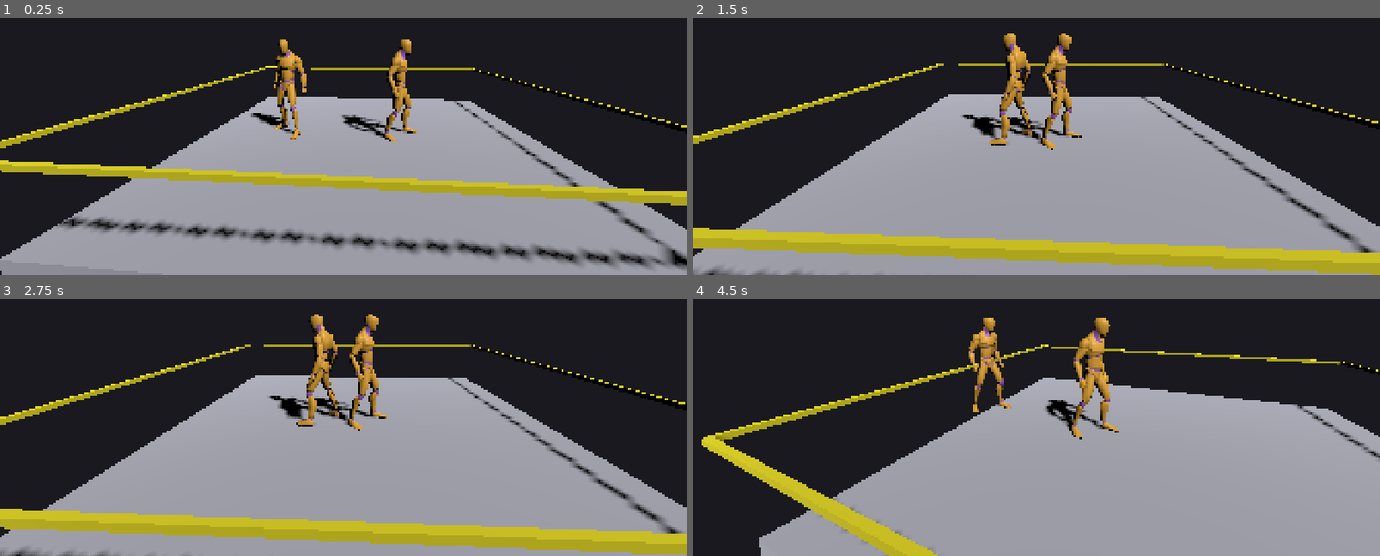
Above: before the commit, frames 1-4 (two rows, left to right).
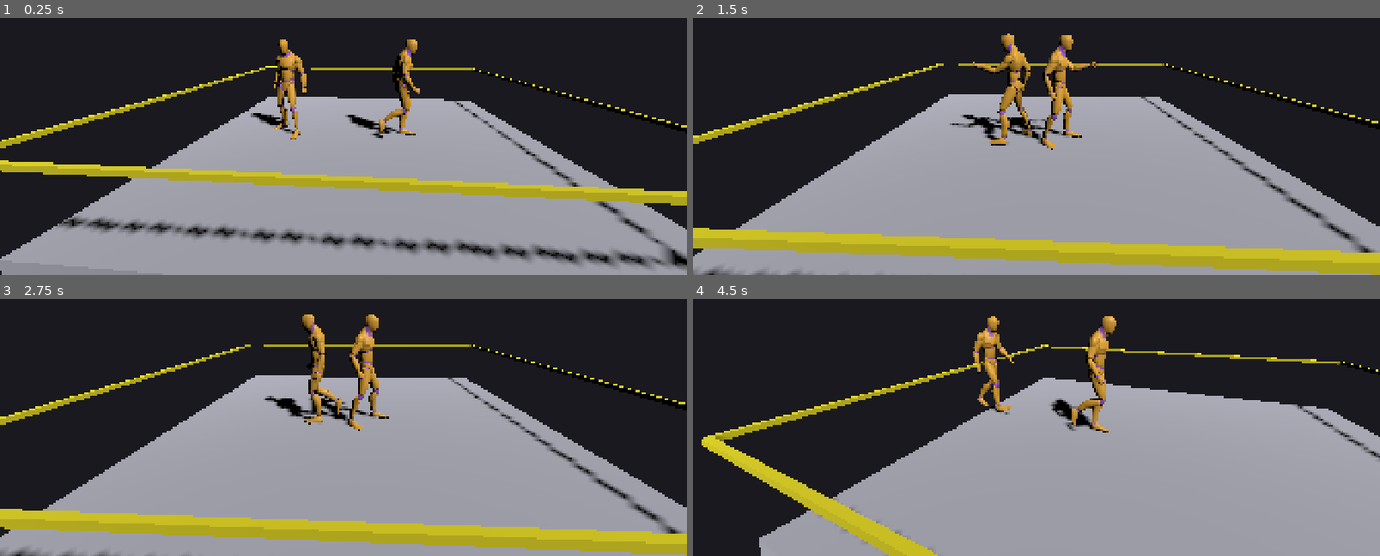
Above: after the commit, the same moments.

Repository: denhamd2/aegis
Game: Godot game, scene res://scenes/match.tscn
Same seed, same stepped clock (60 frames per second), same inputs: the game is played once before the commit and once after it.
Inputs:
- Up to frame 1 (0.25 s): no input
- Up to frame 2 (1.5 s): hold D (move_right) 0.53-1.28 s; tap K (grapple) at 0.6, 1.35 s; hold S (move_down) from 1.28 s (still down)
- Up to frame 3 (2.75 s): release S (move_down) at 2.03 s; hold D (move_right) from 2.03 s (still down); tap L (reversal) at 2.1 s; tap K (grapple) at 2.3 s
- Up to frame 4 (4.5 s): release D (move_right) at 2.78 s; hold W (move_up) 2.78-3.53 s; tap J (strike) at 2.85 s; tap K (grapple) at 3.05, 3.8, 4.35 s; hold Space (submission_hold) 3.53-4.28 s; hold A (move_left) from 3.53 s (still down)

The runs differ from the first frame. In frame 1, 1.3% of the frame differs, in the area x 49-62%, y 8-48%; in frame 2, 1.2%; in frame 3, 1.6%; in frame 4, 2.9%, in the area x 40-62%, y 6-55%.

Commit message:
Drive wrestler animation from FSM state
Wires WrestlerFSM.state_changed to AnimationPlayer.play() via a
STATE_ANIMATIONS lookup table, so wrestlers actually show what
they're doing instead of a static Idle pose. Cross-fades over 6
ticks (ANIMATION_BLEND_TICKS).

This is a direct play()-switch, not the AnimationTree +
AnimationNodeStateMachine blend graph ARCHITECTURE.md describes as
the long-term design — noted honestly in README.md as remaining
work, not glossed over.

Mapping uses the closest available clip from the single-character
Quaternius rig for every FSM state; a few are placeholders for
content that doesn't exist yet (TIE_UP/GRAPPLE_HOLD -> Interact,
FINISHER -> Sword_Attack, GETUP -> Roll) since no paired grapple
animations exist for any free CC0 rig, per the plan's own flagged
risk.

Verified against the real Godot binary: full match still completes
via pinfall, 7/7 unit tests still pass, and a real OpenGL/llvmpipe
render captured at the exact tick a wrestler entered STRIKE confirms
it's genuinely playing Punch_Jab (fists up, weight shifted) rather
than idling — not just trusting the print statement.

Co-Authored-By: Claude Sonnet 5 <noreply@anthropic.com>
Claude-Session: https://claude.ai/code/session_014FrePquMKRRVTcBmQuSTE6

Diff:
--- a/game/core/match/wrestler_controller.gd
+++ b/game/core/match/wrestler_controller.gd
@@ -42,10 +42,46 @@
 var combat: CombatSystem
 var grapple_rig: GrappleRig
 ## Retargeted CC0 base mesh's own AnimationPlayer (see
-## assets/characters/CREDITS.md). Phase 2 just plays "Idle" as a static
-## default so the model isn't stuck in bind pose — per-state animation
-## driven by an AnimationTree mirroring the FSM is Phase 3/4 work.
+## assets/characters/CREDITS.md).
 var anim_player: AnimationPlayer
+
+## FSM state -> clip from the base mesh's library. This is a direct
+## AnimationPlayer.play() switch keyed off WrestlerFSM.state_changed, not
+## the AnimationTree + AnimationNodeStateMachine ARCHITECTURE.md describes
+## as the long-term design — that's real remaining work (blend graph,
+## transition curves). This gets every state showing *something* plausible
+## with the single-character clips on hand.
+##
+## No paired grapple animation exists yet (see README's Phase 3 notes), so
+## grapple-adjacent states borrow the closest single-character clip as a
+## placeholder rather than left in bind pose:
+## TIE_UP/GRAPPLE_HOLD -> Interact, MOVE_EXEC -> Punch_Cross,
+## PIN_ATTACKER -> Crouch_Idle, PIN_DEFENDER/DOWN -> Death01,
+## SUBMISSION_ATTACKER -> Crouch_Idle, SUBMISSION_DEFENDER -> Death01,
+## FINISHER -> Sword_Attack, GETUP -> Roll (imperfect — the only
+## on-the-ground-to-standing clip in this library).
+const STATE_ANIMATIONS := {
+	WrestlerFSM.State.IDLE: "Idle",
+	WrestlerFSM.State.LOCOMOTION: "Walk",
+	WrestlerFSM.State.RUN: "Sprint",
+	WrestlerFSM.State.STRIKE: "Punch_Jab",
+	WrestlerFSM.State.TIE_UP: "Interact",
+	WrestlerFSM.State.GRAPPLE_HOLD: "Interact",
+	WrestlerFSM.State.MOVE_EXEC: "Punch_Cross",
+	WrestlerFSM.State.HIT_REACT: "Hit_Chest",
+	WrestlerFSM.State.DOWN: "Death01",
+	WrestlerFSM.State.GETUP: "Roll",
+	WrestlerFSM.State.IRISH_WHIP: "Push",
+	WrestlerFSM.State.RUNNING_ATTACK: "Punch_Cross",
+	WrestlerFSM.State.STUNNED: "Hit_Head",
+	WrestlerFSM.State.PIN_ATTACKER: "Crouch_Idle",
+	WrestlerFSM.State.PIN_DEFENDER: "Death01",
+	WrestlerFSM.State.SUBMISSION_ATTACKER: "Crouch_Idle",
+	WrestlerFSM.State.SUBMISSION_DEFENDER: "Death01",
+	WrestlerFSM.State.FINISHER: "Sword_Attack",
+}
+## Ticks (at 60Hz) to cross-fade between clips.
+const ANIMATION_BLEND_TICKS := 6
 
 var _move_ticks_remaining: int = 0
 var _active_move: MoveDef
@@ -84,8 +120,18 @@
 		ai.controller = self
 
 	anim_player = find_child("AnimationPlayer", true, false) as AnimationPlayer
+	fsm.state_changed.connect(_on_fsm_state_changed)
 	if anim_player and anim_player.has_animation("Idle"):
 		anim_player.play("Idle")
+
+func _on_fsm_state_changed(_previous: WrestlerFSM.State, current: WrestlerFSM.State) -> void:
+	if not anim_player:
+		return
+	var clip_name: String = STATE_ANIMATIONS.get(current, "")
+	if clip_name == "" or not anim_player.has_animation(clip_name):
+		return
+	var blend_seconds := ANIMATION_BLEND_TICKS / float(Engine.physics_ticks_per_second)
+	anim_player.play(clip_name, blend_seconds)
 
 func _resolve_paths() -> void:
 	if opponent_path != NodePath():
Not shown, changed: README.md
